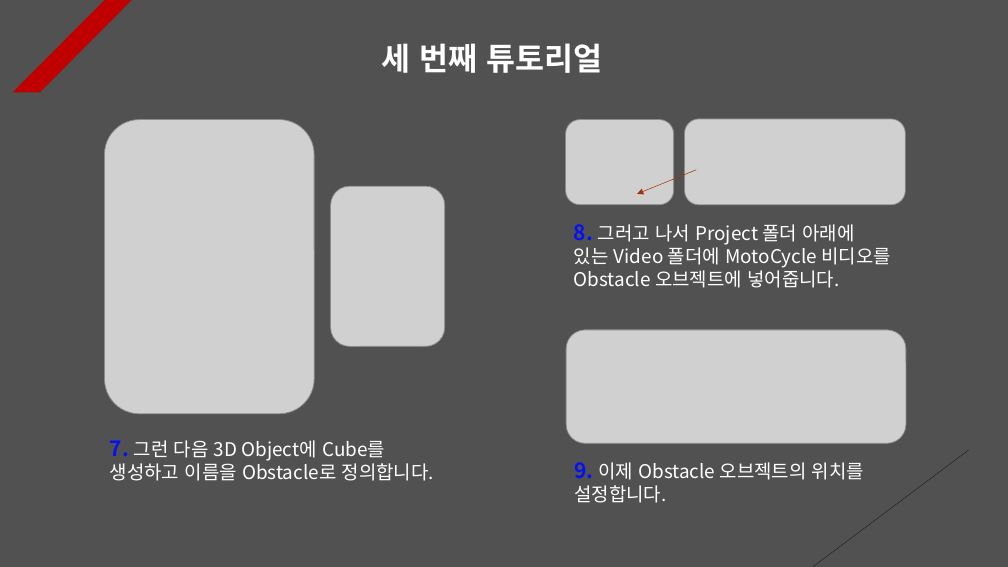
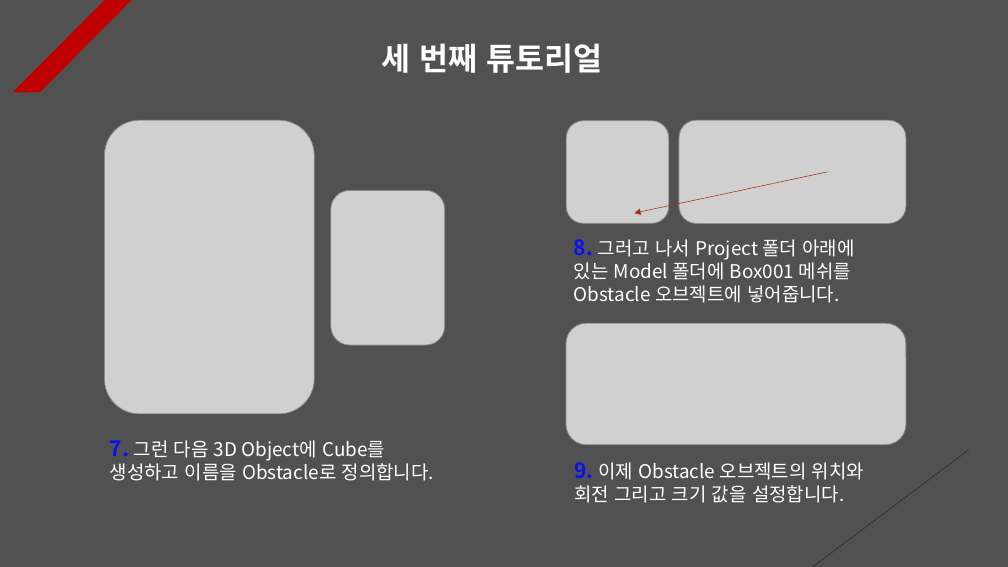
Before and after one commit to Unity2033/3D-UnityEngine, a slide deck: slide 3 of Assets/Class/Collision/PPT Data/Collision Example.pptx. Drawn at 1008x567 pixels with LibreOffice and Linux fonts; fonts in the diff are those of the drawing; grey boxes stand for pictures. Boxes give left, top, right and bottom in pixels: in the first picture for what was removed or moved away, otherwise in the second. Text is boxed around its words. In the diff, an @@ line names an element or a change of style, - is before the commit and + after.

```diff
--- a/Assets/Class/Collision/PPT Data/Collision Example.pptx
+++ b/Assets/Class/Collision/PPT Data/Collision Example.pptx
@@ picture resized from (x1=566, y1=119, x2=674, y2=205) to (x1=566, y1=121, x2=669, y2=224) @@
@@ picture resized from (x1=684, y1=119, x2=905, y2=205) to (x1=679, y1=120, x2=906, y2=223) @@
@@ arrow moved from (696, 170) - (637, 194) to (828, 172) - (634, 213) @@
@@ picture resized from (x1=330, y1=186, x2=445, y2=346) to (x1=331, y1=191, x2=445, y2=346) @@
@@ text at (x1=574, y1=239, x2=854, y2=303): text changed @@
-8. 그러고 나서 Project 폴더 아래에 있는 Video 폴더에 MotoCycle 비디오를 Obstacle 오브젝트에 넣어줍니다.
+8. 그러고 나서 Project 폴더 아래에 있는 Model 폴더에 Box001 메쉬를 Obstacle 오브젝트에 넣어줍니다.
@@ picture resized from (x1=566, y1=330, x2=906, y2=443) to (x1=566, y1=324, x2=907, y2=445) @@
@@ text at (x1=574, y1=462, x2=864, y2=503): text changed @@
-9. 이제 Obstacle 오브젝트의 위치를 설정합니다.
+9. 이제 Obstacle 오브젝트의 위치와 회전 그리고 크기 값을 설정합니다.
```
Also in this commit, not shown: 8 other slides changed, 37 other files.
